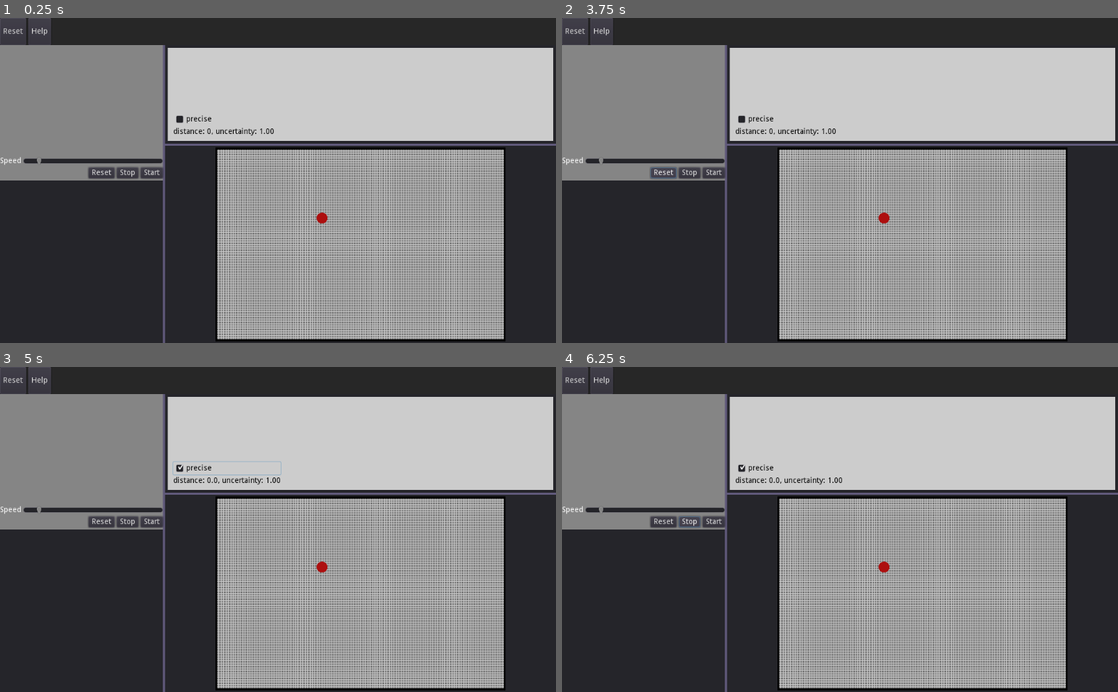
Above: before the commit, frames 1-4 (two rows, left to right).
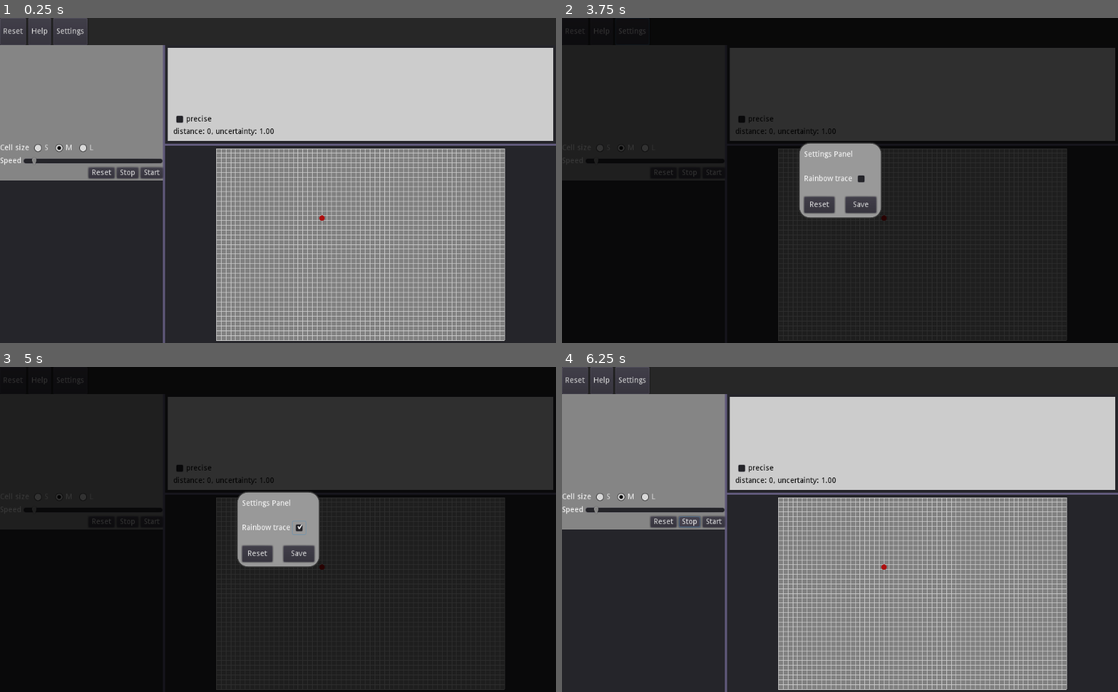
Above: after the commit, the same moments.

Repository: roman-kasatov/brownian-motion-search
Game: Godot game, scene res://scenes/Main.tscn
The game is run twice, just before and just after one commit, with the same random seed, the same clock (stepped at 60 frames per second) and the same inputs.
Inputs (mouse positions are in pixels of both pictures, inside the frame that each line leads up to; where the layout moved, square brackets give the same spot in the first picture):
- Up to frame 1 (0.25 s): no input
- Up to frame 2 (3.75 s): click "Reset" at 0.5 s; click "Help" at 1.25 s; click "OK" at 2 s; click "Reset" at 2.75 s; click "Reset" (after the commit: "Settings") at 3.5 s
- Up to frame 3 (5 s): click (300, 529) [222, 467] at 4.25 s
- Up to frame 4 (6.25 s): click (862, 552) at 5 s, where only the run after the commit has a clickable "Save"; click "Stop" at 5.75 s

The runs differ from the first frame. In frame 1, 9.3% of the frame differs, in the area x 0-91%, y 0-100%; in frame 2, 98%; in frame 3, 98%, in the area x 0-100%, y 0-100%; in frame 4, 9.4%.

Commit message:
rainbow trace!

Diff:
--- /dev/null
+++ b/logical_resources/cell_size_buttongroup.tres
@@ -0,0 +1,3 @@
+[gd_resource type="ButtonGroup" format=2]
+
+[resource]
--- a/scenes/Main.tscn
+++ b/scenes/Main.tscn
@@ -1,9 +1,12 @@
-[gd_scene load_steps=8 format=2]
+[gd_scene load_steps=11 format=2]
 
 [ext_resource path="res://scripts/Main.gd" type="Script" id=1]
 [ext_resource path="res://scenes/ParticleBlock.tscn" type="PackedScene" id=2]
 [ext_resource path="res://scripts/UncertaintyBlock.gd" type="Script" id=3]
 [ext_resource path="res://scripts/StatisticsLabel.gd" type="Script" id=4]
+[ext_resource path="res://logical_resources/cell_size_buttongroup.tres" type="ButtonGroup" id=5]
+[ext_resource path="res://scripts/SideBar.gd" type="Script" id=6]
+[ext_resource path="res://scripts/SettingsPanel.gd" type="Script" id=7]
 
 [sub_resource type="StyleBoxFlat" id=1]
 bg_color = Color( 0.152941, 0.152941, 0.152941, 1 )
@@ -58,6 +61,12 @@
 margin_bottom = 50.0
 text = "Help"
 
+[node name="Button3" type="Button" parent="VBoxContainer/TopBar/HBoxContainer"]
+margin_left = 98.0
+margin_right = 161.0
+margin_bottom = 50.0
+text = "Settings"
+
 [node name="HBoxContainer" type="HBoxContainer" parent="VBoxContainer"]
 margin_top = 50.0
 margin_right = 1024.0
@@ -69,6 +78,7 @@
 margin_bottom = 550.0
 rect_min_size = Vector2( 300, 0 )
 custom_styles/panel = SubResource( 2 )
+script = ExtResource( 6 )
 
 [node name="VBoxContainer" type="VBoxContainer" parent="VBoxContainer/HBoxContainer/SideBar"]
 anchor_right = 1.0
@@ -80,6 +90,39 @@
 size_flags_horizontal = 3
 size_flags_vertical = 3
 alignment = 2
+
+[node name="HBoxContainer3" type="HBoxContainer" parent="VBoxContainer/HBoxContainer/SideBar/VBoxContainer/VBoxContainer"]
+margin_top = 178.0
+margin_right = 300.0
+margin_bottom = 202.0
+
+[node name="Label" type="Label" parent="VBoxContainer/HBoxContainer/SideBar/VBoxContainer/VBoxContainer/HBoxContainer3"]
+margin_top = 5.0
+margin_right = 54.0
+margin_bottom = 19.0
+text = "Cell size"
+
+[node name="CheckBox" type="CheckBox" parent="VBoxContainer/HBoxContainer/SideBar/VBoxContainer/VBoxContainer/HBoxContainer3"]
+margin_left = 58.0
+margin_right = 93.0
+margin_bottom = 24.0
+group = ExtResource( 5 )
+text = "S"
+
+[node name="CheckBox2" type="CheckBox" parent="VBoxContainer/HBoxContainer/SideBar/VBoxContainer/VBoxContainer/HBoxContainer3"]
+margin_left = 97.0
+margin_right = 137.0
+margin_bottom = 24.0
+pressed = true
+group = ExtResource( 5 )
+text = "M"
+
+[node name="CheckBox3" type="CheckBox" parent="VBoxContainer/HBoxContainer/SideBar/VBoxContainer/VBoxContainer/HBoxContainer3"]
+margin_left = 141.0
+margin_right = 176.0
+margin_bottom = 24.0
+group = ExtResource( 5 )
+text = "L"
 
 [node name="HBoxContainer2" type="HBoxContainer" parent="VBoxContainer/HBoxContainer/SideBar/VBoxContainer/VBoxContainer"]
 margin_top = 206.0
@@ -98,7 +141,7 @@
 margin_bottom = 16.0
 size_flags_horizontal = 3
 min_value = 100.0
-max_value = 1201.0
+max_value = 2001.0
 value = 200.0
 
 [node name="HBoxContainer" type="HBoxContainer" parent="VBoxContainer/HBoxContainer/SideBar/VBoxContainer/VBoxContainer"]
@@ -206,7 +249,7 @@
 
 [node name="ParticleBlock" parent="VBoxContainer/HBoxContainer/VBoxContainer/Panel2/Control" instance=ExtResource( 2 )]
 
-[node name="HelpDimmer" type="ColorRect" parent="."]
+[node name="Dimmer" type="ColorRect" parent="."]
 visible = false
 modulate = Color( 0, 0, 0, 0.768627 )
 anchor_right = 1.0
@@ -253,8 +296,84 @@
 margin_right = -20.0
 text = "OK"
 
+[node name="SettingsPanel" type="Panel" parent="."]
+pause_mode = 2
+visible = false
+anchor_left = 0.5
+anchor_top = 0.5
+anchor_right = 0.5
+anchor_bottom = 0.5
+margin_left = -76.5
+margin_top = -70.0
+margin_right = 76.5
+margin_bottom = 70.0
+custom_styles/panel = SubResource( 3 )
+script = ExtResource( 7 )
+
+[node name="VBoxContainer" type="VBoxContainer" parent="SettingsPanel"]
+anchor_right = 1.0
+anchor_bottom = 1.0
+margin_left = 10.0
+margin_top = 10.0
+margin_right = -10.0
+margin_bottom = -10.0
+
+[node name="Label" type="Label" parent="SettingsPanel/VBoxContainer"]
+margin_top = 5.0
+margin_right = 133.0
+margin_bottom = 36.0
+size_flags_vertical = 6
+text = "Settings Panel
+"
+
+[node name="VBoxContainer" type="VBoxContainer" parent="SettingsPanel/VBoxContainer"]
+margin_top = 45.0
+margin_right = 133.0
+margin_bottom = 86.0
+size_flags_vertical = 3
+
+[node name="HBoxContainer" type="HBoxContainer" parent="SettingsPanel/VBoxContainer/VBoxContainer"]
+margin_right = 133.0
+margin_bottom = 24.0
+
+[node name="Label" type="Label" parent="SettingsPanel/VBoxContainer/VBoxContainer/HBoxContainer"]
+margin_top = 5.0
+margin_right = 89.0
+margin_bottom = 19.0
+text = "Rainbow trace"
+
+[node name="CheckBox" type="CheckBox" parent="SettingsPanel/VBoxContainer/VBoxContainer/HBoxContainer"]
+margin_left = 93.0
+margin_right = 117.0
+margin_bottom = 24.0
+
+[node name="HBoxContainer" type="HBoxContainer" parent="SettingsPanel/VBoxContainer"]
+margin_top = 90.0
+margin_right = 133.0
+margin_bottom = 120.0
+rect_min_size = Vector2( 0, 30 )
+custom_constants/separation = 20
+alignment = 1
+
+[node name="Button" type="Button" parent="SettingsPanel/VBoxContainer/HBoxContainer"]
+margin_right = 56.0
+margin_bottom = 30.0
+size_flags_horizontal = 3
+text = "Reset"
+
+[node name="Button2" type="Button" parent="SettingsPanel/VBoxContainer/HBoxContainer"]
+margin_left = 76.0
+margin_right = 133.0
+margin_bottom = 30.0
+size_flags_horizontal = 3
+text = "Save"
+
 [connection signal="pressed" from="VBoxContainer/TopBar/HBoxContainer/Button" to="." method="reload_scene"]
 [connection signal="pressed" from="VBoxContainer/TopBar/HBoxContainer/Button2" to="." method="toggle_help" binds= [ true ]]
+[connection signal="pressed" from="VBoxContainer/TopBar/HBoxContainer/Button3" to="." method="toggle_settings" binds= [ true ]]
+[connection signal="pressed" from="VBoxContainer/HBoxContainer/SideBar/VBoxContainer/VBoxContainer/HBoxContainer3/CheckBox" to="VBoxContainer/HBoxContainer/VBoxContainer/Panel2/Control/ParticleBlock" method="set_cell_size" binds= [ "S" ]]
+[connection signal="pressed" from="VBoxContainer/HBoxContainer/SideBar/VBoxContainer/VBoxContainer/HBoxContainer3/CheckBox2" to="VBoxContainer/HBoxContainer/VBoxContainer/Panel2/Control/ParticleBlock" method="set_cell_size" binds= [ "M" ]]
+[connection signal="pressed" from="VBoxContainer/HBoxContainer/SideBar/VBoxContainer/VBoxContainer/HBoxContainer3/CheckBox3" to="VBoxContainer/HBoxContainer/VBoxContainer/Panel2/Control/ParticleBlock" method="set_cell_size" binds= [ "L" ]]
 [connection signal="value_changed" from="VBoxContainer/HBoxContainer/SideBar/VBoxContainer/VBoxContainer/HBoxContainer2/HSlider" to="VBoxContainer/HBoxContainer/VBoxContainer/Panel2/Control/ParticleBlock" method="set_speed"]
 [connection signal="pressed" from="VBoxContainer/HBoxContainer/SideBar/VBoxContainer/VBoxContainer/HBoxContainer/Button3" to="VBoxContainer/HBoxContainer/VBoxContainer/Panel2/Control/ParticleBlock" method="reset"]
 [connection signal="pressed" from="VBoxContainer/HBoxContainer/SideBar/VBoxContainer/VBoxContainer/HBoxContainer/Button2" to="VBoxContainer/HBoxContainer/VBoxContainer/Panel2/Control/ParticleBlock" method="stop_simulation"]
@@ -263,3 +382,6 @@
 [connection signal="toggled" from="VBoxContainer/HBoxContainer/VBoxContainer/Panel/Control/StatisticsBlock/CheckBox" to="VBoxContainer/HBoxContainer/VBoxContainer/Panel/Control/StatisticsBlock/StatisticsLabel" method="_on_precise_toggled"]
 [connection signal="resized" from="VBoxContainer/HBoxContainer/VBoxContainer/Panel2/Control" to="VBoxContainer/HBoxContainer/VBoxContainer/Panel2/Control/ParticleBlock" method="adjust_size"]
 [connection signal="pressed" from="HelpPanel/VBoxContainer/Control/Button" to="." method="toggle_help" binds= [ false ]]
+[connection signal="toggled" from="SettingsPanel/VBoxContainer/VBoxContainer/HBoxContainer/CheckBox" to="SettingsPanel" method="set" binds= [ "rainbow_trace" ]]
+[connection signal="pressed" from="SettingsPanel/VBoxContainer/HBoxContainer/Button" to="SettingsPanel" method="load_settings"]
+[connection signal="pressed" from="SettingsPanel/VBoxContainer/HBoxContainer/Button2" to="." method="toggle_settings" binds= [ false ]]
--- a/scenes/ParticleBlock.tscn
+++ b/scenes/ParticleBlock.tscn
@@ -12,7 +12,7 @@
 [node name="Particle" type="Sprite" parent="."]
 modulate = Color( 0.678431, 0.0588235, 0.0588235, 1 )
 position = Vector2( 220, 145 )
-scale = Vector2( 0.2, 0.2 )
+scale = Vector2( 0.1, 0.1 )
 texture = ExtResource( 2 )
 
 [node name="Area2D" type="Area2D" parent="Particle"]
--- a/scripts/Main.gd
+++ b/scripts/Main.gd
@@ -17,9 +17,19 @@
 func toggle_help(turn_on):
 	if turn_on:
 		$HelpPanel.visible = true
-		$HelpDimmer.visible = true
+		$Dimmer.visible = true
 		get_tree().paused = true
 	else:
 		$HelpPanel.visible = false
-		$HelpDimmer.visible = false
+		$Dimmer.visible = false
 		get_tree().paused = false
+
+func toggle_settings(turn_on):
+	if turn_on:
+		$SettingsPanel.visible = true
+		$Dimmer.visible = true
+		get_tree().paused = true
+	else:
+		$SettingsPanel.visible = false
+		$Dimmer.visible = false
+		get_tree().paused = false
--- a/scripts/ParticleBlock.gd
+++ b/scripts/ParticleBlock.gd
@@ -7,28 +7,55 @@
 
 const BASE_SIZE = Vector2(600.0, 400.0)
 var current_size = BASE_SIZE
-var cell_num = Vector2(120, 80) # 30 20
-
+
+# settings
+var rainbow_trace = false
+var trace_length = 30
+
+# defaults
+var cell_num = Vector2(60, 40)
 var simulation_active = false
 var particle_direction = Vector2.RIGHT
 var particle_speed = 200
 
+var rainbow_colors = [
+	Color(0.95, 0.05, 0.35),
+	Color(1.00, 0.61, 0.00),
+	Color(0.96, 0.84, 0.01),
+	Color(0.01, 0.78, 0.01),
+	Color(0.00, 0.55, 0.80),
+	Color(0.46, 0.16, 0.88)
+]
+
+
+# variables
 var cell_array = null
-
+var trace_points = []
 var total_distance = 0
+
+# other nodes
 onready var uncertainty_block = get_node("/root/Main/VBoxContainer/HBoxContainer/VBoxContainer/Panel/Control/UncertaintyBlock")
 onready var statistics_label = get_node("/root/Main/VBoxContainer/HBoxContainer/VBoxContainer/Panel/Control/StatisticsBlock/StatisticsLabel")
+onready var side_bar = get_node("/root/Main/VBoxContainer/HBoxContainer/SideBar")
+onready var settings = get_node("/root/Main/SettingsPanel")
+
 onready var particle = $Particle
 
 # Called when the node enters the scene tree for the first time.
 func _ready():
 	yield(owner, "ready")
 	randomize()
+	load_settings()
 	adjust_size()
 	reset()
 
+func load_settings():
+	rainbow_trace = settings.get("rainbow_trace")
+
 func reset():
-	trace_points = [particle.position]
+	simulation_active = false
+	side_bar.set_mode('prepare')
+	trace_points = []
 	uncertainty_block.reset()
 	distance_went = 0
 	total_distance = 0
@@ -88,23 +115,28 @@
 			Color(0.8, 0.8, 0.8),
 			1.0
 		)
-	# ftame
-	draw_rect(Rect2(Vector2.ZERO, BASE_SIZE), Color(0.0, 0.0, 0.0), false, 4.0)
+	# frame
+	#draw_rect(Rect2(Vector2.ZERO, BASE_SIZE), Color(0.0, 0.0, 0.0), false, 4.0)
 
 func draw_trace():
 	if len(trace_points) == 0:
 		return
+	var color = Color(0.8, 0.2, 0.2)
 	for i in range(len(trace_points) - 1):
+		if rainbow_trace:
+			color = rainbow_colors[(len(trace_points) - i - 1) % 6]
 		draw_line(
 			Vector2(trace_points[i]),
 			Vector2(trace_points[i + 1]),
-			Color(0.8, 0.2, 0.2),
+			color,
 			2.0
 		)
+	if rainbow_trace:
+		color = rainbow_colors[0]
 	draw_line(
 			Vector2(trace_points[len(trace_points) - 1]),
 			Vector2(particle.position),
-			Color(0.8, 0.2, 0.2),
+			color,
 			2.0
 		)
 
@@ -113,6 +145,9 @@
 	draw_trace()
 
 func start_simulation():
+	if len(trace_points) == 0:
+		trace_points = [particle.position]
+	side_bar.set_mode('simulation')
 	if distance_went == 0:
 		generate_speed()
 	self.simulation_active = true
@@ -133,8 +168,6 @@
 
 var distance_went = 0
 var jump_distance = 0
-var trace_length = 5
-var trace_points = []
 
 func _process(delta):
 	if simulation_active:
@@ -142,7 +175,7 @@
 			distance_went = 0
 			generate_speed()
 
-			if trace_length > 0:
+			if trace_length > 0 and simulation_active:
 				trace_points.append(particle.position)
 
 				while trace_length < len(trace_points):
@@ -214,3 +247,12 @@
 
 func set_speed(value):
 	particle_speed = value
+
+func set_cell_size(value):
+	if value == 'S':
+		cell_num = Vector2(120, 80)
+	elif value == 'M':
+		cell_num = Vector2(60, 40)
+	elif value == 'L':
+		cell_num = Vector2(30, 20)
+	reset()
--- /dev/null
+++ b/scripts/SettingsPanel.gd
@@ -0,0 +1,36 @@
+extends Panel
+var settings_loaded = false
+
+onready var particle_block = get_node("/root/Main/VBoxContainer/HBoxContainer/VBoxContainer/Panel2/Control/ParticleBlock")
+
+var default_settings = {
+	'rainbow_trace': false
+}
+
+var settings = {}
+
+# Called when the node enters the scene tree for the first time.
+func _ready():
+	load_settings()
+
+func load_settings():
+	settings_loaded = true
+	for key in default_settings:
+		settings[key] = default_settings[key]
+
+	$VBoxContainer/VBoxContainer/HBoxContainer/CheckBox.pressed = settings['rainbow_trace']
+	print(settings['rainbow_trace'])
+
+func get(key):
+	if not settings_loaded:
+		load_settings()
+	return settings[key]
+
+func set(value, key):
+	settings[key] = value
+	particle_block.load_settings()
+
+
+# Called every frame. 'delta' is the elapsed time since the previous frame.
+#func _process(delta):
+#	pass
--- /dev/null
+++ b/scripts/SideBar.gd
@@ -0,0 +1,27 @@
+extends Panel
+
+
+# Declare member variables here. Examples:
+# var a = 2
+# var b = "text"
+
+
+# Called when the node enters the scene tree for the first time.
+func _ready():
+	pass
+
+func set_mode(mode):
+	pass
+#	if mode == 'prepare':
+#		$VBoxContainer/VBoxContainer/HBoxContainer3/CheckBox.disabled = false
+#		$VBoxContainer/VBoxContainer/HBoxContainer3/CheckBox2.disabled = false
+#		$VBoxContainer/VBoxContainer/HBoxContainer3/CheckBox3.disabled = false
+#	elif mode == 'simulation':
+#		$VBoxContainer/VBoxContainer/HBoxContainer3/CheckBox.disabled = true
+#		$VBoxContainer/VBoxContainer/HBoxContainer3/CheckBox2.disabled = true
+#		$VBoxContainer/VBoxContainer/HBoxContainer3/CheckBox3.disabled = true
+
+
+# Called every frame. 'delta' is the elapsed time since the previous frame.
+#func _process(delta):
+#	pass
